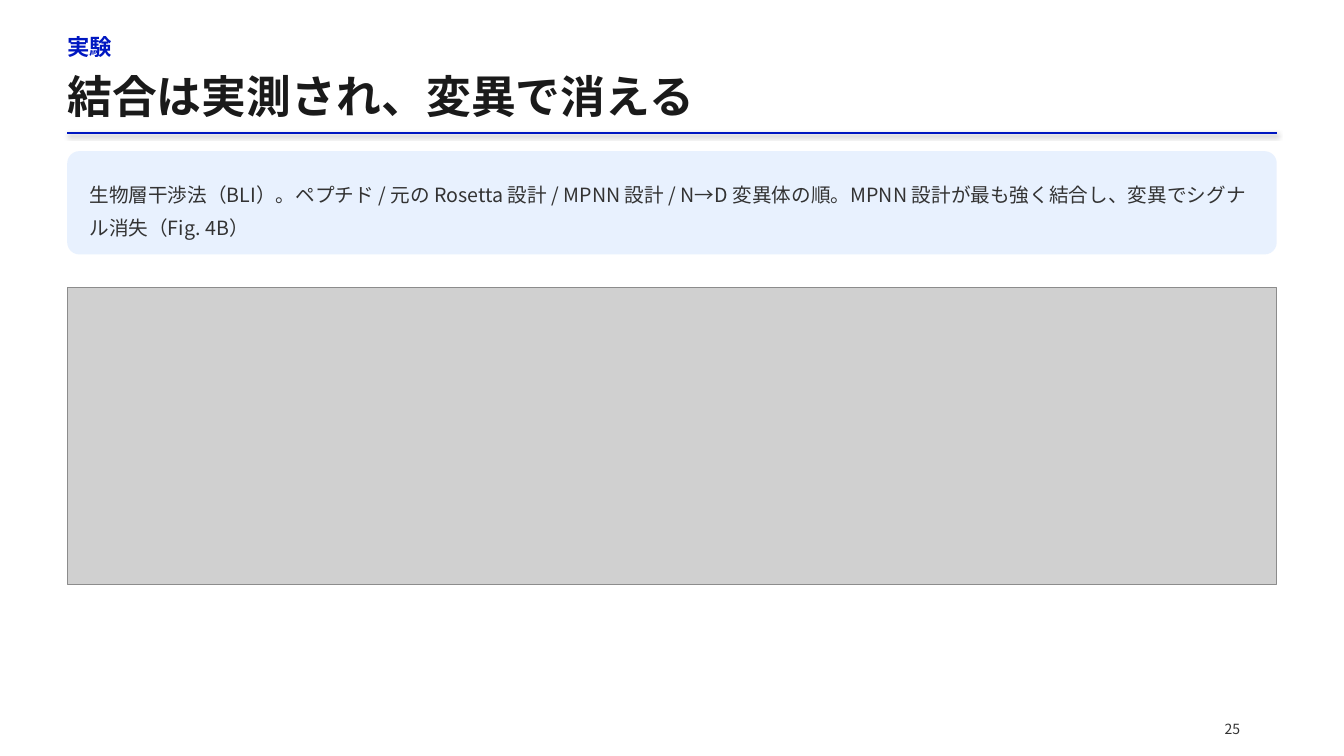
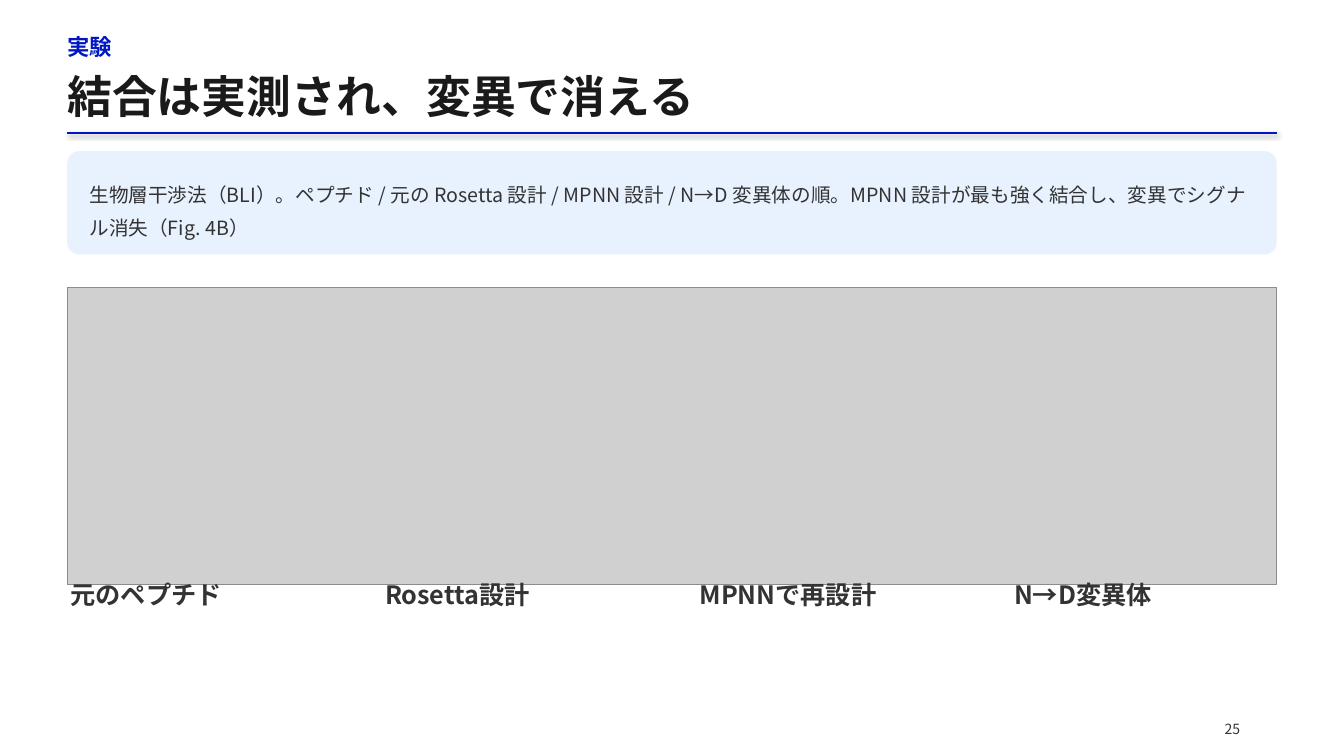
Before and after one commit to matsunagalab/lecture_bioinfo, a slide deck: slide 25 of 07_タンパク質設計/07_タンパク質設計.pptx. Drawn at 1344x756 pixels with LibreOffice and Linux fonts; fonts in the diff are those of the drawing; grey boxes stand for pictures. Boxes give left, top, right and bottom in pixels: in the first picture for what was removed or moved away, otherwise in the second. Text is boxed around its words. In the diff, an @@ line names an element or a change of style, - is before the commit and + after.

```diff
--- a/07_タンパク質設計/07_タンパク質設計.pptx
+++ b/07_タンパク質設計/07_タンパク質設計.pptx
@@ text added at box(71, 579, 222, 606), 18 pt, text #333333, bold @@
+元のペプチド
@@ text added at box(385, 582, 530, 611), 18 pt, text #333333, bold @@
+Rosetta設計
@@ text added at box(700, 582, 877, 611), 18 pt, text #333333, bold @@
+MPNNで再設計
@@ text added at box(1014, 582, 1152, 611), 18 pt, text #333333, bold @@
+N→D変異体
```
Also in this commit, not shown: 25 other slides changed, 1 slide added, 1 slide removed, 2 other files.
